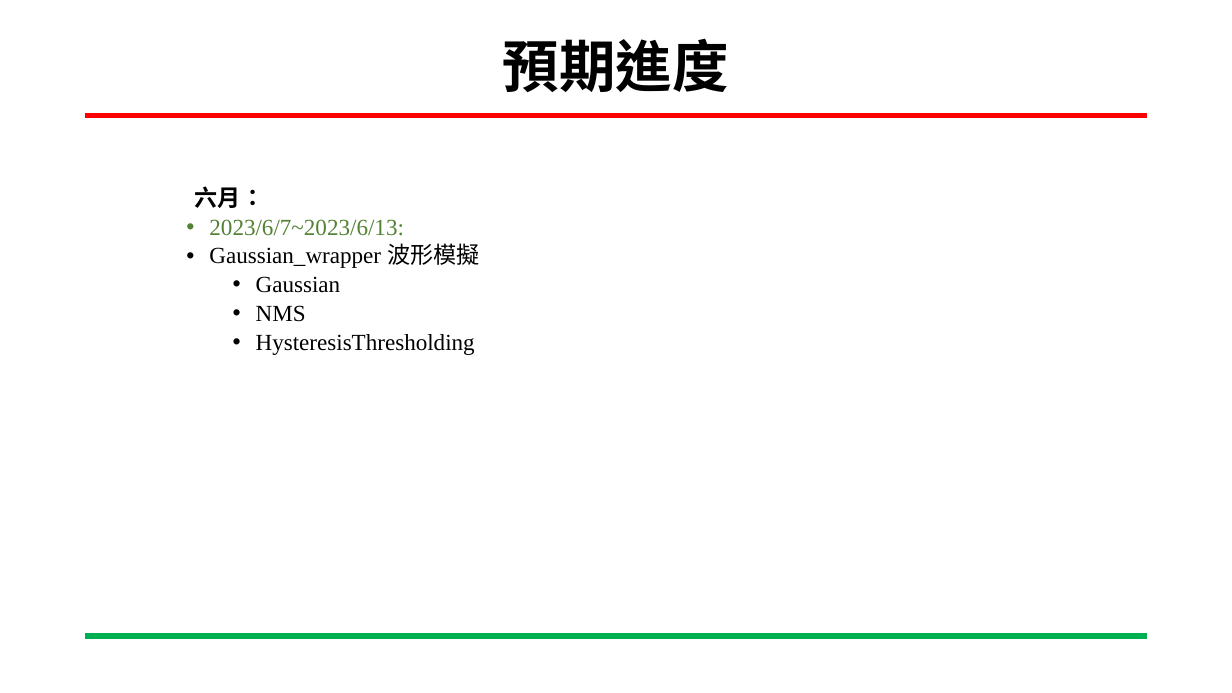
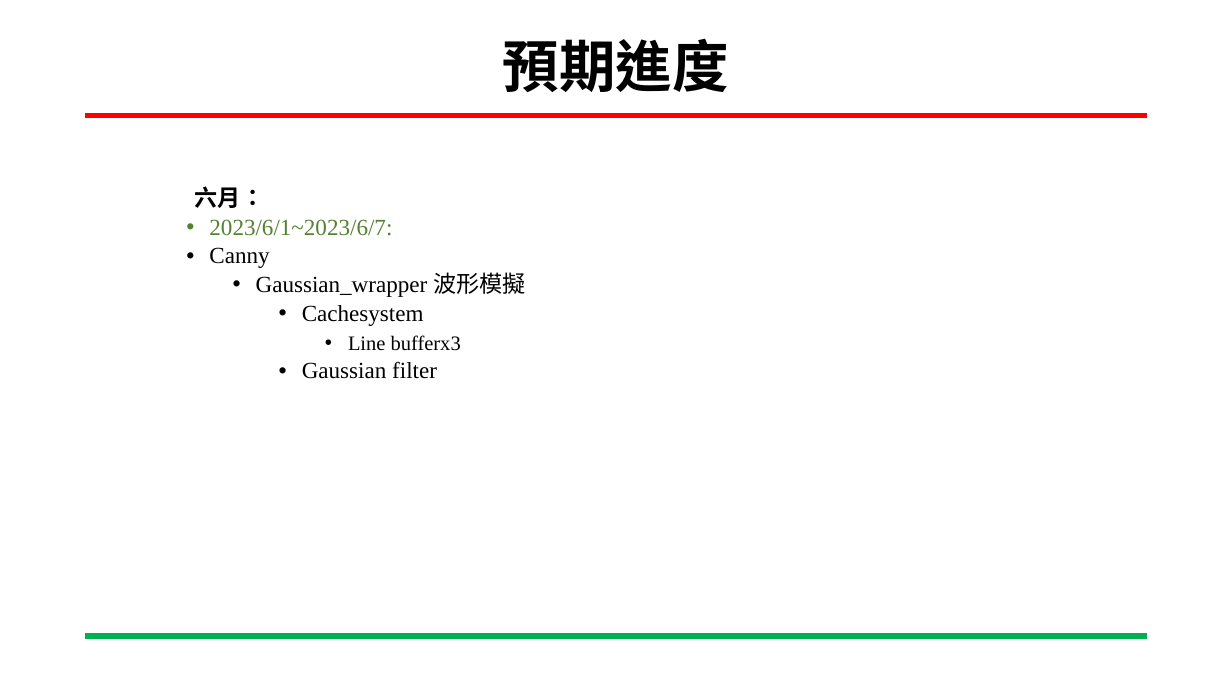
Before and after one commit to ing0331/FPGA, a slide deck: slide 25 of HW7_sobel_BRam/N06-Tutorial/專案進度報告-Sobel_VGA-吳東穎-20230531.pptx. Drawn at 1232x693 pixels with LibreOffice and Linux fonts; fonts in the diff are those of the drawing; background and template pictures are left out. Boxes give left, top, right and bottom in pixels: in the first picture for what was removed or moved away, otherwise in the second. Text is boxed around its words. In the diff, an @@ line names an element or a change of style, - is before the commit and + after.

```diff
--- a/HW7_sobel_BRam/N06-Tutorial/專案進度報告-Sobel_VGA-吳東穎-20230531.pptx
+++ b/HW7_sobel_BRam/N06-Tutorial/專案進度報告-Sobel_VGA-吳東穎-20230531.pptx
@@ text at (x1=209, y1=219, x2=392, y2=268): text changed @@
-    • 2023/6/7~2023/6/13:
+    • 2023/6/1~2023/6/7:
+    • Canny
@@ text at (x1=256, y1=272, x2=525, y2=297): list level 3 to 4 in "Gaussian_wrapper 波形模擬" @@
@@ text at (x1=302, y1=305, x2=461, y2=379): text changed @@
-      • Gaussian
-      • NMS
-      • HysteresisThresholding
+        • Cachesystem
+          • Line bufferx3
+        • Gaussian filter
```
Also in this commit, not shown: 7 other slides changed, 1 slide removed.
